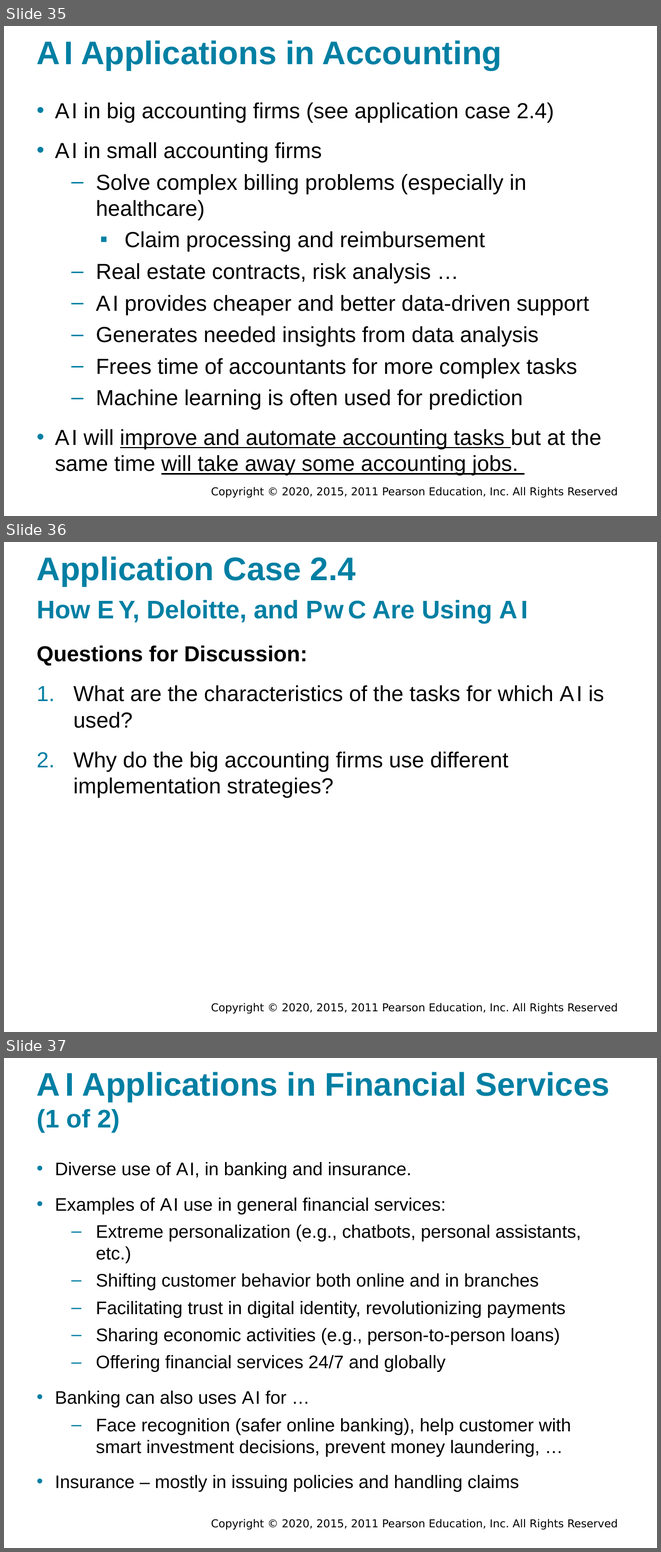
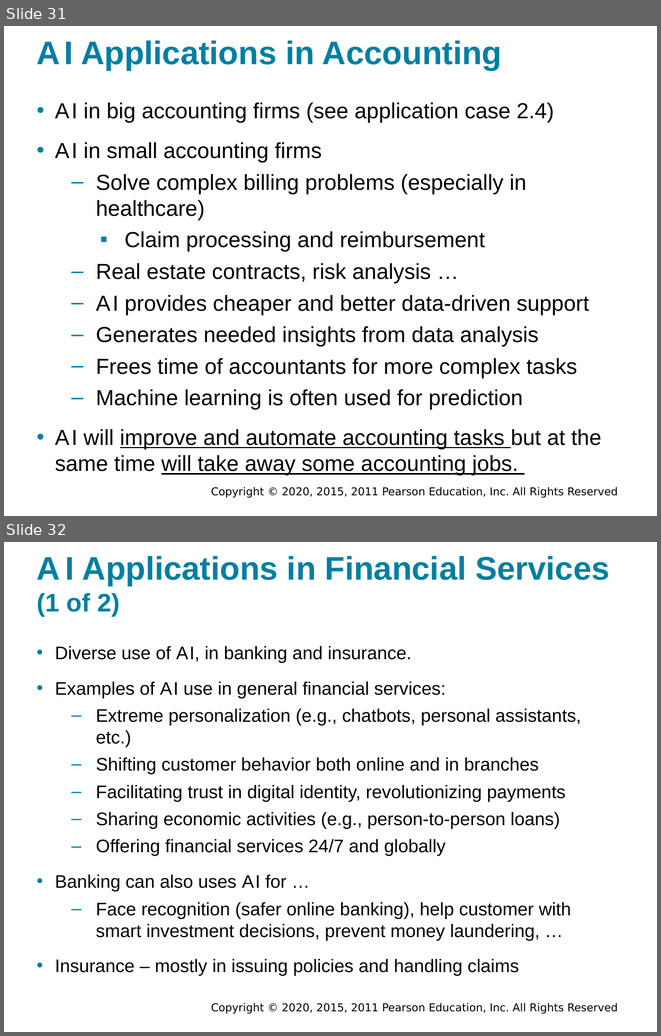
Before and after one commit to walkman617/DS2021, a slide deck: Slides/Sharda_11e_full_accessible_ppt_02.pptx. Shown one above the other, each under a label of ours: slides 35, 36 and 37 before the commit, slides 31 and 32 after it. The pictures are 661x1552 and 661x1036 pixels, drawn with LibreOffice and Linux fonts; fonts in the diff are those of the drawing; background and template pictures are left out. Boxes give left, top, right and bottom in pixels: in the first picture for what was removed or moved away, otherwise in the second. Text is boxed around its words. In the diff, an @@ line names an element or a change of style, - is before the commit and + after.

```diff
--- a/Slides/Sharda_11e_full_accessible_ppt_02.pptx
+++ b/Slides/Sharda_11e_full_accessible_ppt_02.pptx
@@ slide 36 removed at (4,542,657,1032), background #FFFFFF; not listed: 1 template element that a slide beside it also shows @@
@@ title removed at (37,556,356,587) @@
-Application Case 2.4
@@ text removed at (37,600,528,623) @@
-How E Y, Deloitte, and P w C Are Using A I
@@ text removed at (37,645,604,797) @@
-Questions for Discussion:
-1. What are the characteristics of the tasks for which A I is used?
-2. Why do the big accounting firms use different implementation strategies?
@@ what was slide 35 is now slide 31 @@
@@ what was slide 37 is now slide 32 @@
```
Also in this commit, not shown: 7 other slides removed.
